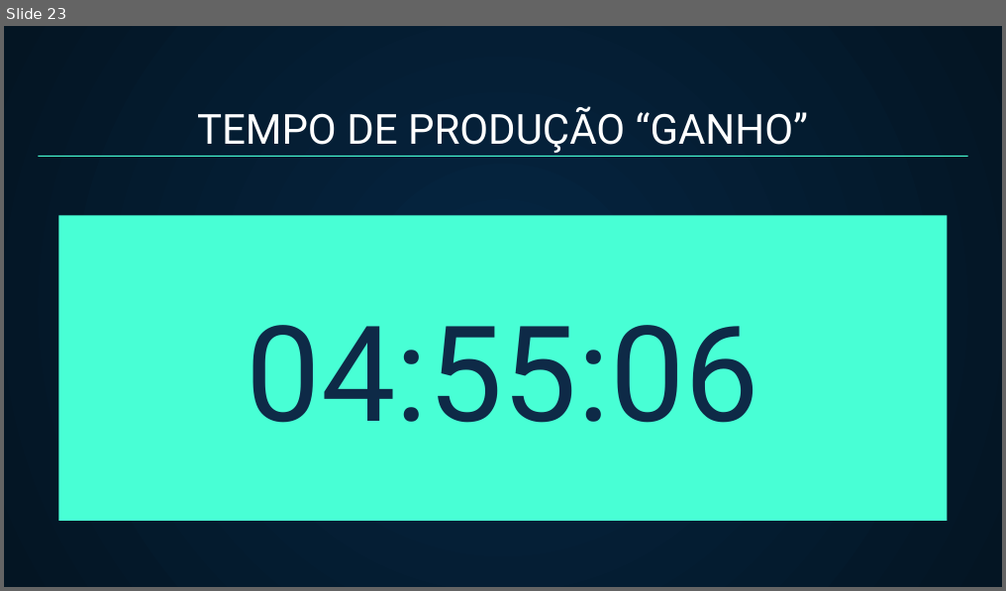
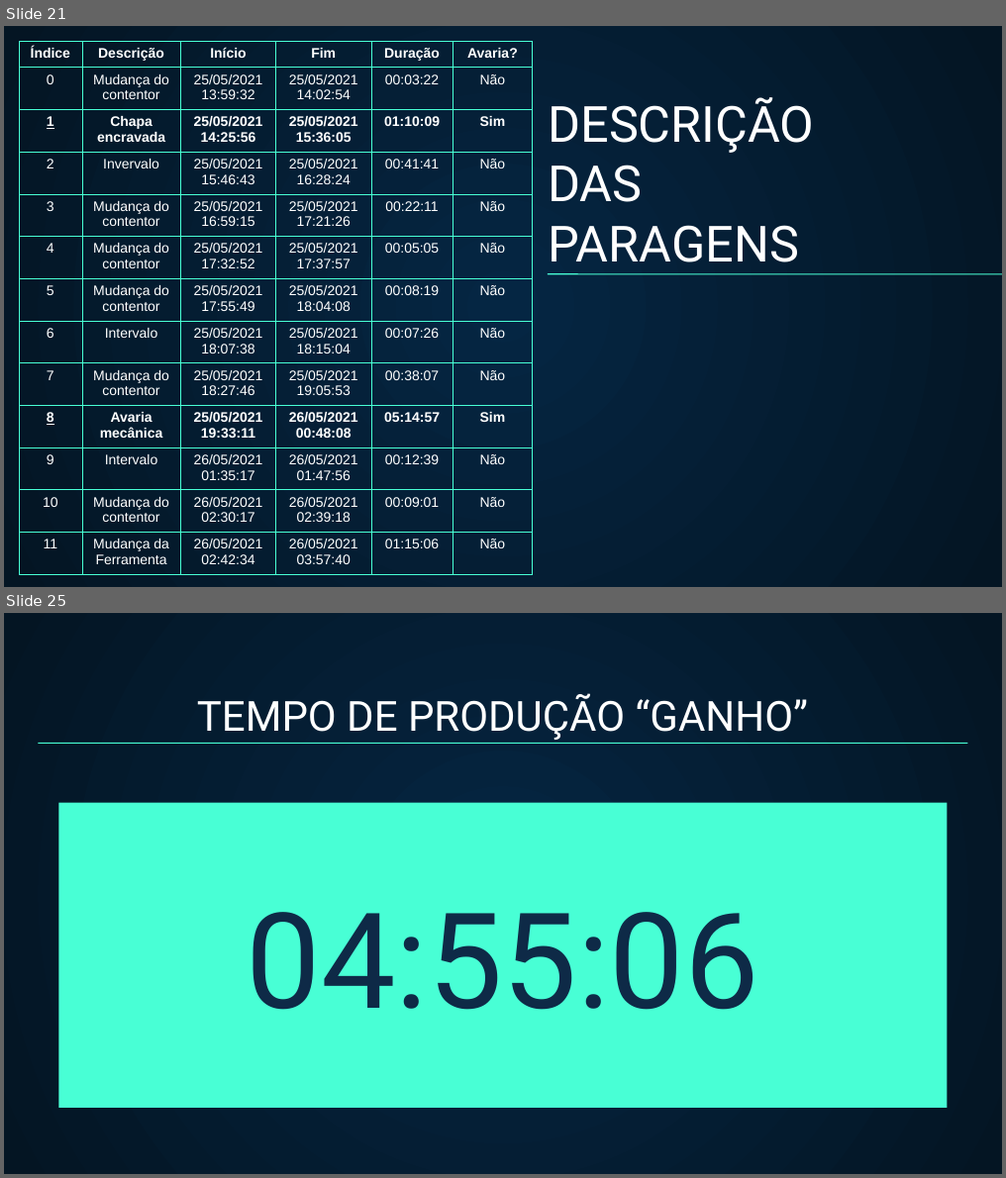
Before and after one commit to DanielCoelho112/master_thesis_document, a slide deck: defesa_tese/presentation.pptx. Shown one above the other, each under a label of ours: slide 23 before the commit, slides 21 and 25 after it; the slides between them are not shown. The pictures are 1006x591 and 1006x1178 pixels, drawn with LibreOffice and Linux fonts; fonts in the diff are those of the drawing. Boxes give left, top, right and bottom in pixels: in the first picture for what was removed or moved away, otherwise in the second. Text is boxed around its words. In the diff, an @@ line names an element or a change of style, - is before the commit and + after.

```diff
--- a/defesa_tese/presentation.pptx
+++ b/defesa_tese/presentation.pptx
@@ slide 21 added at [4, 26, 1002, 587], background gradient #052643 to #041523 @@
@@ table added at [19, 41, 533, 574], 13 rows, 6 columns @@
+Índice | Descrição | Início | Fim | Duração | Avaria?
+0 | Mudança do contentor | 25/05/2021 / 13:59:32 | 25/05/2021 / 14:02:54 | 00:03:22 | Não
+1 | Chapa encravada | 25/05/2021 / 14:25:56 | 25/05/2021 / 15:36:05 | 01:10:09 | Sim
+2 | Invervalo | 25/05/2021 / 15:46:43 | 25/05/2021 / 16:28:24 | 00:41:41 | Não
+3 | Mudança do contentor | 25/05/2021 / 16:59:15 | 25/05/2021 / 17:21:26 | 00:22:11 | Não
+4 | Mudança do contentor | 25/05/2021 / 17:32:52 | 25/05/2021 / 17:37:57 | 00:05:05 | Não
+5 | Mudança do contentor | 25/05/2021 / 17:55:49 | 25/05/2021 / 18:04:08 | 00:08:19 | Não
+6 | Intervalo | 25/05/2021 / 18:07:38 | 25/05/2021 / 18:15:04 | 00:07:26 | Não
+7 | Mudança do contentor | 25/05/2021 / 18:27:46 | 25/05/2021 / 19:05:53 | 00:38:07 | Não
+8 | Avaria mecânica | 25/05/2021 / 19:33:11 | 26/05/2021 / 00:48:08 | 05:14:57 | Sim
+9 | Intervalo | 26/05/2021 / 01:35:17 | 26/05/2021 / 01:47:56 | 00:12:39 | Não
+10 | Mudança do contentor | 26/05/2021 / 02:30:17 | 26/05/2021 / 02:39:18 | 00:09:01 | Não
+11 | Mudança da Ferramenta | 26/05/2021 / 02:42:34 | 26/05/2021 / 03:57:40 | 01:15:06 | Não
@@ text added at [548, 97, 814, 263], 36 pt, text #FFFFFF @@
+DESCRIÇÃO
+DAS
+PARAGENS
@@ freeform shape added at [548, 274, 1002, 274], outline #48FFD5 0.74 pt @@
@@ what was slide 23 is now slide 25 @@
```
Also in this commit, not shown: 13 slides changed, 7 other slides added, 5 slides removed, 2 other files.
